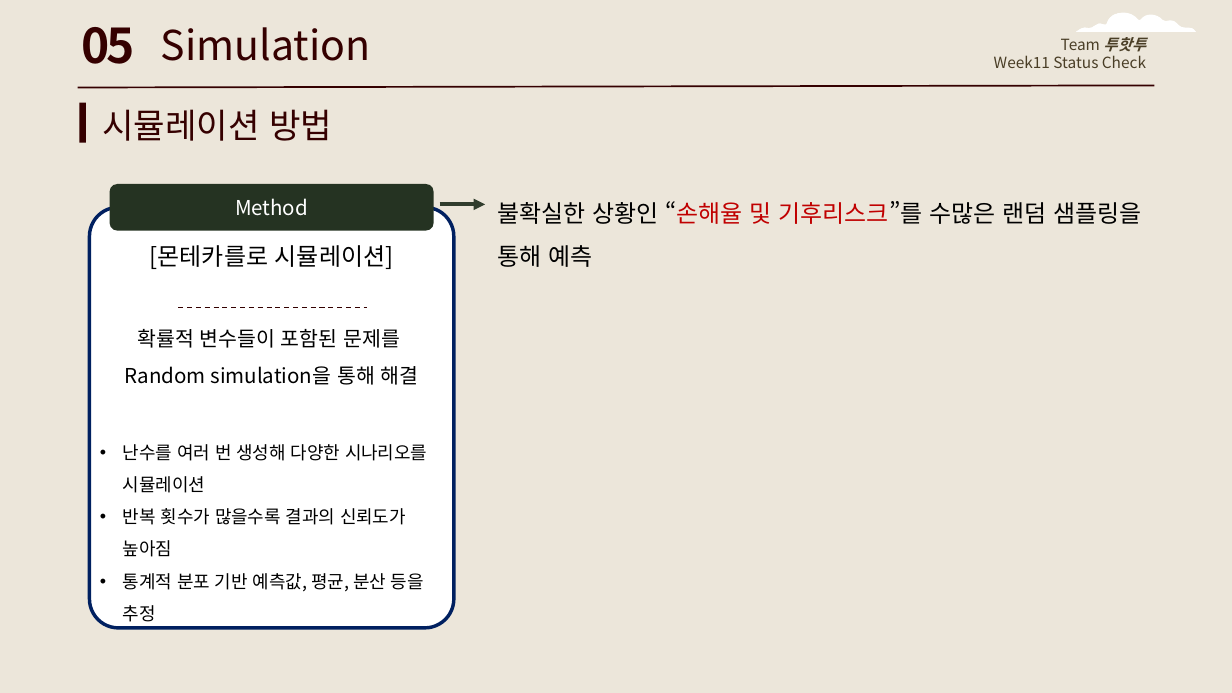
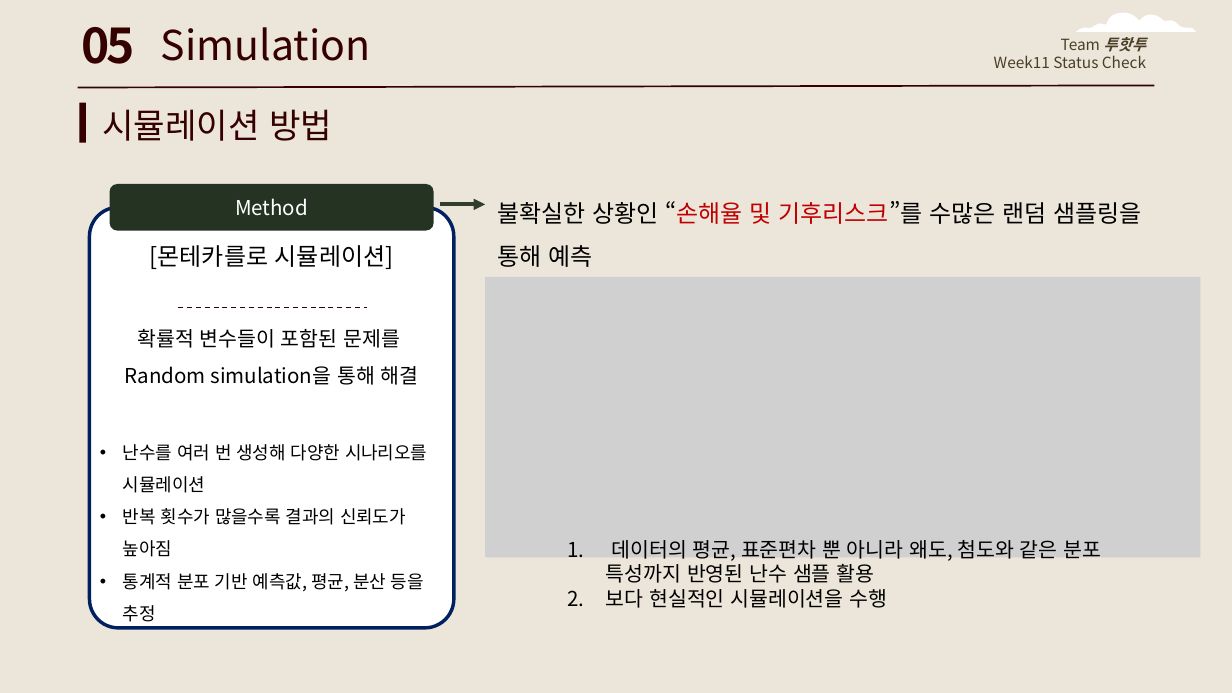
Before and after one commit to NamYoonJi/capstone-project-slides, a slide deck: slide 31 of week 12 mid progress report.pptx (slide 33 before the commit). Drawn at 1232x693 pixels with LibreOffice and Linux fonts; fonts in the diff are those of the drawing; grey boxes stand for pictures. Boxes give left, top, right and bottom in pixels: in the first picture for what was removed or moved away, otherwise in the second. Text is boxed around its words. In the diff, an @@ line names an element or a change of style, - is before the commit and + after.

```diff
--- a/week 12 mid progress report.pptx
+++ b/week 12 mid progress report.pptx
@@ picture added at (x1=485, y1=277, x2=1201, y2=558) @@
@@ text added at (x1=606, y1=540, x2=1101, y2=608), 12 pt, text #000000 @@
+1. 데이터의 평균, 표준편차 뿐 아니라 왜도, 첨도와 같은 분포 특성까지 반영된 난수 샘플 활용
+2. 보다 현실적인 시뮬레이션을 수행
```
Also in this commit, not shown: 9 other slides changed, 2 slides added, 1 slide removed.
